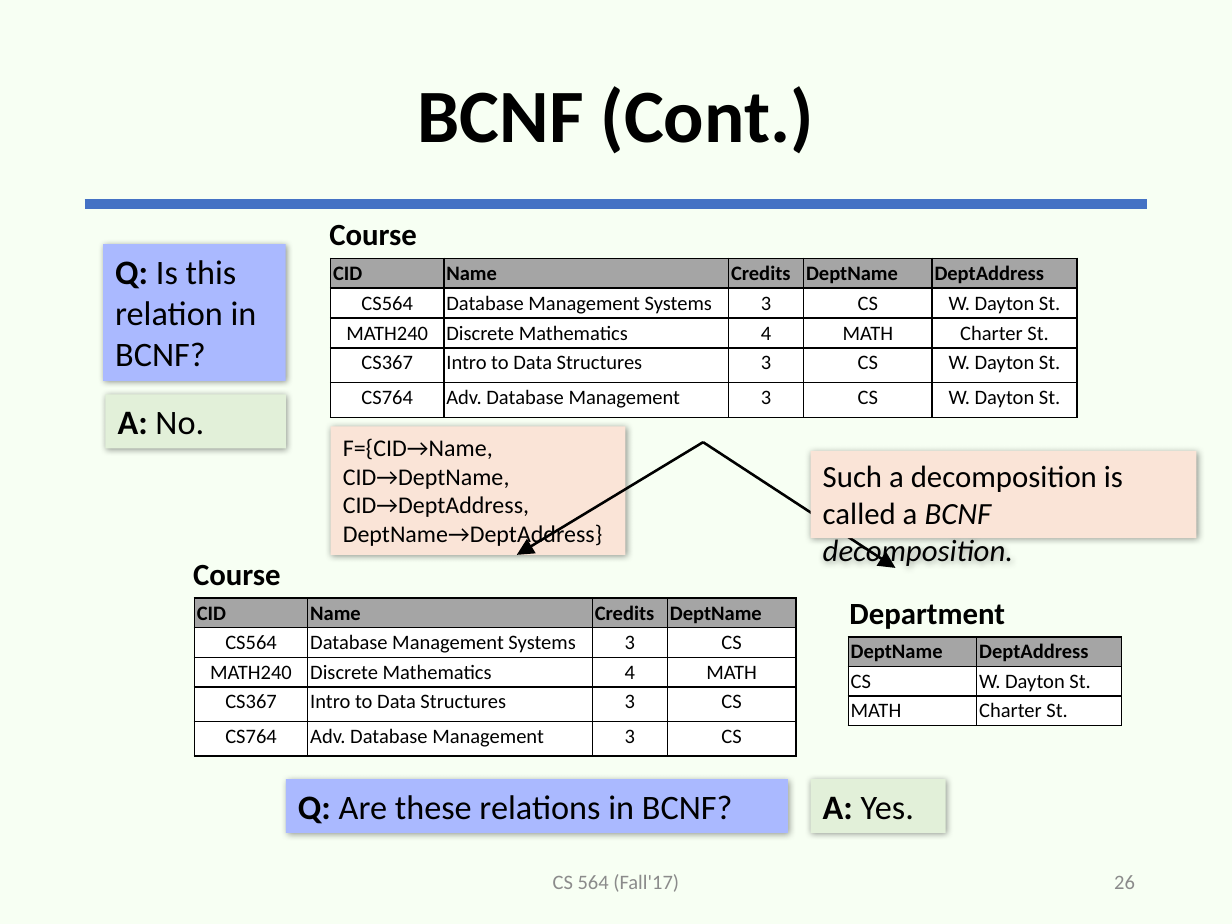
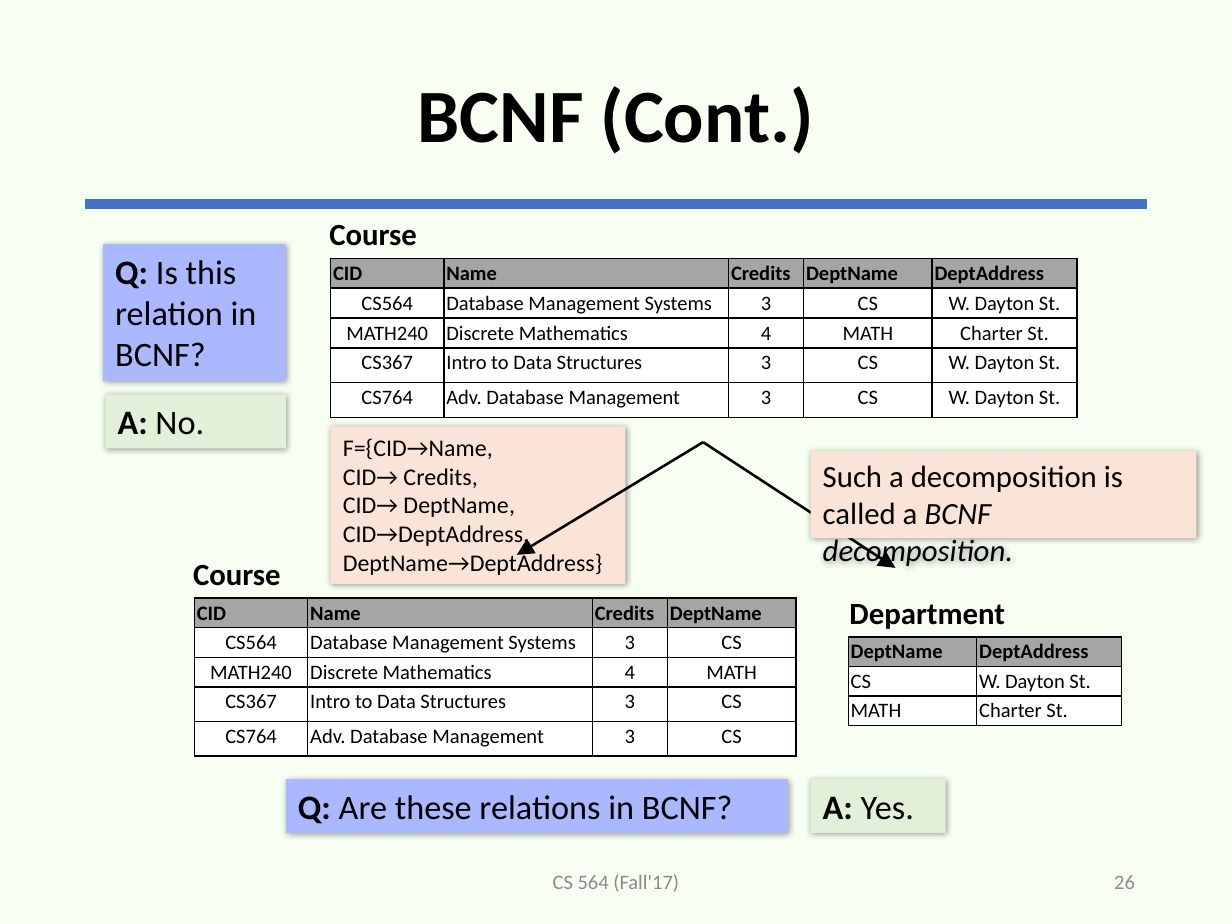
Before and after one commit to adelaneh/adelaneh.github.io, a slide deck: slide 26 of cs564_fall17/slides/lecture7-normalization2.pptx. Drawn at 1232x924 pixels with LibreOffice and Linux fonts; fonts in the diff are those of the drawing. Boxes give left, top, right and bottom in pixels: in the first picture for what was removed or moved away, otherwise in the second. Text is boxed around its words. In the diff, an @@ line names an element or a change of style, - is before the commit and + after.

```diff
--- a/cs564_fall17/slides/lecture7-normalization2.pptx
+++ b/cs564_fall17/slides/lecture7-normalization2.pptx
@@ rectangle "F={CID→Name," resized from (x1=330, y1=426, x2=625, y2=554) to (x1=330, y1=426, x2=625, y2=584) @@
@@ text in rectangle at (x1=343, y1=468, x2=515, y2=517): text changed @@
-CID→DeptName,
+CID→ Credits,
+CID→ DeptName,
```
Also in this commit, not shown: 2 other slides changed.
